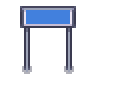
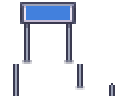
Before/after of a (128, 96) layered artwork. What changed in the layer stack:
added group "Group" with 4 layers over [13, 2, 115, 96]
moved "Sign" into group "Group", painted on it over [13, 2, 115, 96]
